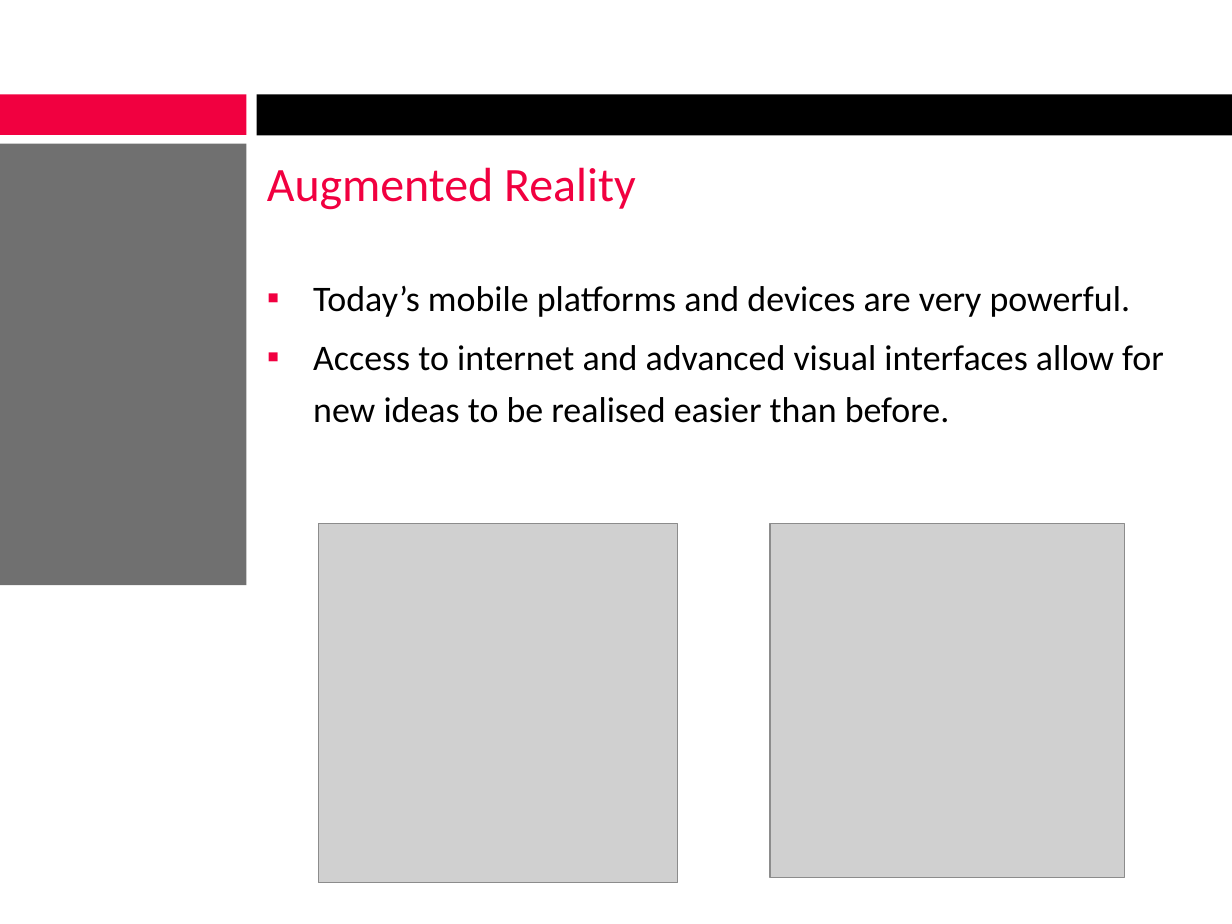
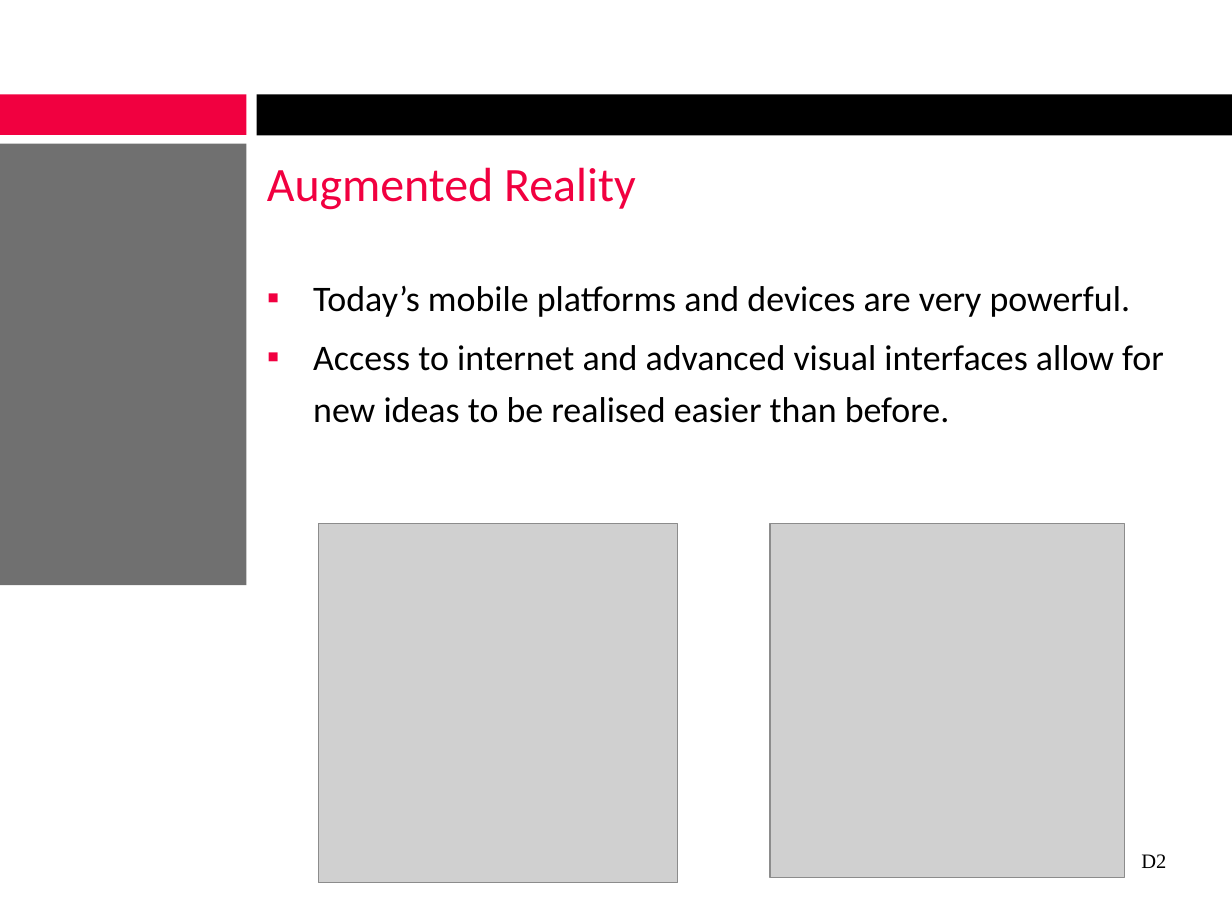
Before and after one commit to alexcraig/RoboWars, a slide deck: slide 3 of docs/presentation_slides/RoboWarsPresentation_AlexDinardo.pptx. Drawn at 1232x924 pixels with LibreOffice and Linux fonts; fonts in the diff are those of the drawing; grey boxes stand for pictures; background and template pictures are left out. Boxes give left, top, right and bottom in pixels: in the first picture for what was removed or moved away, otherwise in the second. Text is boxed around its words. In the diff, an @@ line names an element or a change of style, - is before the commit and + after.

```diff
--- a/docs/presentation_slides/RoboWarsPresentation_AlexDinardo.pptx
+++ b/docs/presentation_slides/RoboWarsPresentation_AlexDinardo.pptx
@@ text added at bbox=[1141, 854, 1166, 868], 12 pt, text #000000 @@
+D2
```
Also in this commit, not shown: 10 other slides changed, 2 slides removed, 3 other files.
